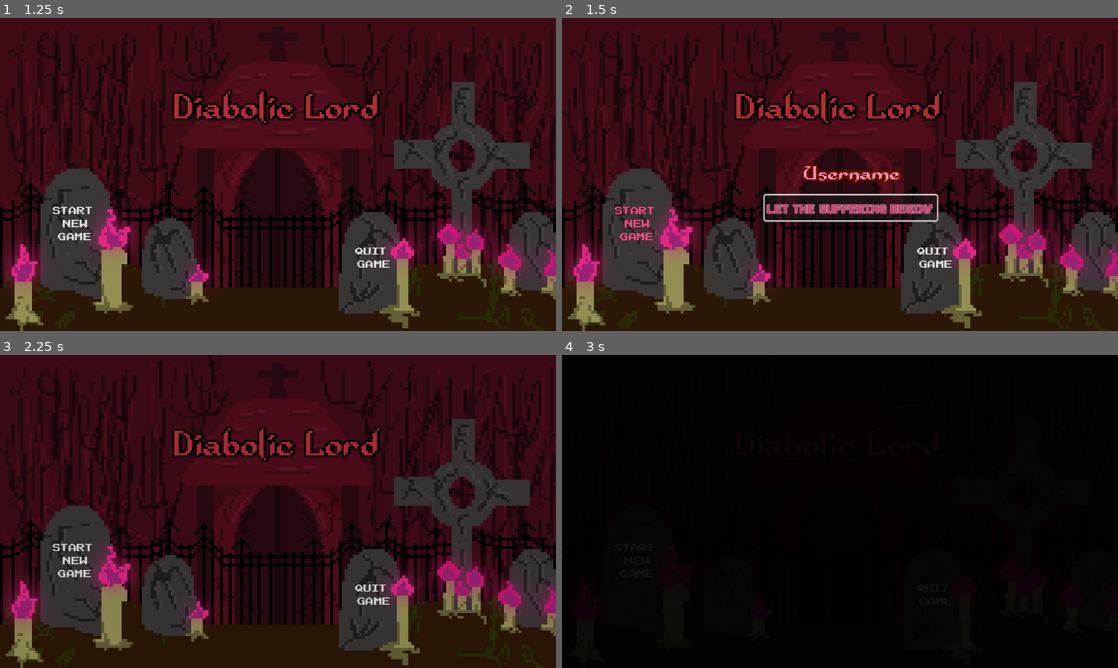
Above: before the commit, frames 1-4 (two rows, left to right).
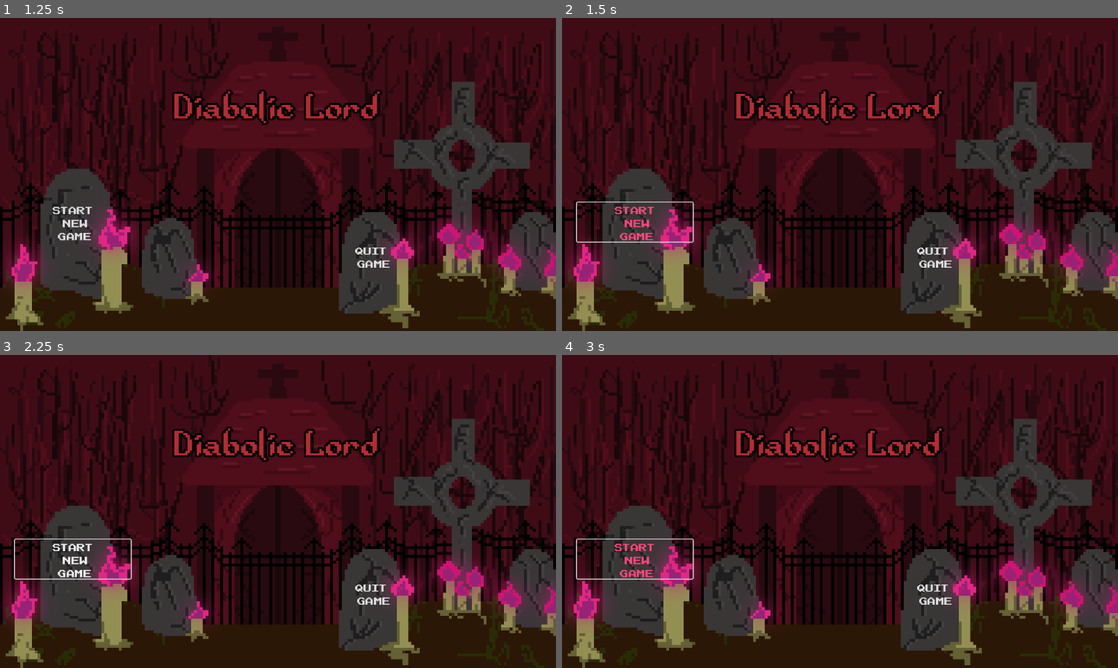
Above: after the commit, the same moments.

Repository: GeMini-220/Diabolic-Lord
Game: Godot game, scene res://MainScenes/start_menu.tscn
The game is run twice, just before and just after one commit, with the same random seed, the same clock (stepped at 60 frames per second) and the same inputs.
Inputs (mouse positions are in pixels of both pictures, inside the frame that each line leads up to):
- Up to frame 1 (1.25 s): click "Start New Game" at 0.5 s
- Up to frame 2 (1.5 s): click "Start New Game" at 1.25 s
- Up to frame 3 (2.25 s): click (289, 545) at 2 s, where only the run before the commit has a clickable "let the Suffering Begin!"
- Up to frame 4 (3 s): click "Start New Game" at 2.75 s

Frame 1 is identical in both runs. In frame 2, 2.6% of the frame differs, in the area x 2-68%, y 46-72%; in frame 3, 0.4%; in frame 4, 89%, in the area x 0-100%, y 0-100%.

Commit message:
main menu ui

Diff:
--- a/MainScenes/start_menu.tscn
+++ b/MainScenes/start_menu.tscn
@@ -261,22 +261,33 @@
 dialog_autowrap = true
 cancel_button_text = "NO!!!!!"
 
-[node name="UsernameEdit" type="LineEdit" parent="."]
+[node name="UsernameWindow" type="Window" parent="."]
+title = "Enter Your Name"
+initial_position = 1
+size = Vector2i(500, 124)
 visible = false
-top_level = true
-layout_mode = 1
-anchors_preset = 8
-anchor_left = 0.5
-anchor_top = 0.5
-anchor_right = 0.5
-anchor_bottom = 0.5
-offset_left = -213.0
-offset_top = -35.0
-offset_right = 193.0
-offset_bottom = 35.0
-grow_horizontal = 2
-grow_vertical = 2
-scale = Vector2(1.17353, 1.01685)
+wrap_controls = true
+theme = ExtResource("4_tvqsd")
+
+[node name="HBoxContainer" type="HBoxContainer" parent="UsernameWindow"]
+offset_right = 40.0
+offset_bottom = 40.0
+theme_override_constants/separation = 46
+alignment = 1
+
+[node name="Control" type="Control" parent="UsernameWindow/HBoxContainer"]
+layout_mode = 2
+
+[node name="VBoxContainer" type="VBoxContainer" parent="UsernameWindow/HBoxContainer"]
+layout_mode = 2
+theme_override_constants/separation = 20
+alignment = 1
+
+[node name="Control" type="Control" parent="UsernameWindow/HBoxContainer/VBoxContainer"]
+layout_mode = 2
+
+[node name="UsernameEdit" type="LineEdit" parent="UsernameWindow/HBoxContainer/VBoxContainer"]
+layout_mode = 2
 theme_override_colors/font_color = Color(0.960784, 0.580392, 0.705882, 1)
 theme_override_colors/font_selected_color = Color(0.960784, 0.580392, 0.705882, 1)
 theme_override_colors/font_uneditable_color = Color(0.960784, 0.580392, 0.705882, 1)
@@ -290,36 +301,15 @@
 theme_override_fonts/font = ExtResource("2_wgoxx")
 theme_override_font_sizes/font_size = 38
 theme_override_styles/normal = SubResource("StyleBoxEmpty_bp2ec")
-placeholder_text = "Username"
+placeholder_text = "Demon Lord"
 alignment = 1
 max_length = 12
 expand_to_text_length = true
 selecting_enabled = false
 
-[node name="UsernameConfirm" type="Button" parent="UsernameEdit"]
-layout_mode = 1
-anchors_preset = 7
-anchor_left = 0.5
-anchor_top = 1.0
-anchor_right = 0.5
-anchor_bottom = 1.0
-offset_left = -154.855
-offset_top = 6.70746
-offset_right = 98.1453
-offset_bottom = 37.7075
-grow_horizontal = 2
-grow_vertical = 0
-scale = Vector2(1.20211, 1.6282)
-theme_override_colors/font_color = Color(0.309804, 0.0941176, 0.027451, 0.945098)
-theme_override_colors/font_pressed_color = Color(0.792157, 0.231373, 0.466667, 1)
-theme_override_colors/font_hover_color = Color(0.847059, 0, 0.254902, 1)
-theme_override_colors/font_focus_color = Color(0.792157, 0.231373, 0.466667, 1)
-theme_override_colors/font_hover_pressed_color = Color(0.866667, 0.290196, 0.52549, 1)
-theme_override_colors/font_disabled_color = Color(0.298039, 0, 0, 1)
-theme_override_colors/font_outline_color = Color(0.890196, 0.564706, 0.670588, 0.745098)
-theme_override_constants/outline_size = 5
-theme_override_fonts/font = ExtResource("3_7t56n")
-theme_override_font_sizes/font_size = 22
+[node name="UsernameConfirm" type="Button" parent="UsernameWindow/HBoxContainer/VBoxContainer"]
+layout_mode = 2
+theme = ExtResource("4_tvqsd")
 text = "let the Suffering Begin!"
 
 [node name="ScreenFade" type="ColorRect" parent="."]
@@ -350,4 +340,5 @@
 [connection signal="pressed" from="ConfirmationDialog/HBoxContainer/VBoxContainer/cancel_button" to="." method="_on_cancel_button_pressed"]
 [connection signal="canceled" from="newGameConfirmationDialog" to="." method="_on_new_game_confirmation_dialog_canceled"]
 [connection signal="confirmed" from="newGameConfirmationDialog" to="." method="_on_new_game_confirmation_dialog_confirmed"]
-[connection signal="pressed" from="UsernameEdit/UsernameConfirm" to="." method="_on_username_confirm_pressed"]
+[connection signal="close_requested" from="UsernameWindow" to="." method="_on_username_window_close_requested"]
+[connection signal="pressed" from="UsernameWindow/HBoxContainer/VBoxContainer/UsernameConfirm" to="." method="_on_username_confirm_pressed"]
--- a/src/start_menu.gd
+++ b/src/start_menu.gd
@@ -7,8 +7,8 @@
 @onready var screen_fade = $ScreenFade
 @onready var screen_fade_anim = $ScreenFade/ScreenFadeAnim
 
-@onready var username_edit = $UsernameEdit
-@onready var username_confirm = $UsernameEdit/UsernameConfirm
+@onready var username_edit = $UsernameWindow/HBoxContainer/VBoxContainer/UsernameEdit
+@onready var username_confirm = $UsernameWindow/HBoxContainer/VBoxContainer/UsernameConfirm
 
 
 
@@ -47,7 +47,7 @@
 
 func _on_new_game_confirmation_dialog_confirmed():
 	$newGameConfirmationDialog.hide()
-	username_edit.show()
+	$UsernameWindow.show()
 	await username_confirm.pressed
 
 
@@ -77,11 +77,12 @@
 	confirmation_dialog.hide()
 
 func _on_username_confirm_pressed():
-	username_edit.hide()
+	$UsernameWindow.hide()
 	var user_name = username_edit.text.strip_edges()
 	if user_name != "":
 		State.initialize_player_data()
 		State.user_name = user_name  # Update the cult name in the State
+		State.save_player_data()
 		# print("User name set to: ", user_name)  # Optional: Confirm the change in the output
 		emit_signal("cult_name_confirmed")  # Emit the signal indicating the name has been set
 		username_edit.hide()
@@ -90,6 +91,11 @@
 		get_tree().change_scene_to_packed(battle_scene) # Optionally hide the LineEdit after confirmation
 	else:
 		State.initialize_player_data()
+		State.save_player_data()
 		screen_fade_anim.play("fade_out")
 		await screen_fade_anim.animation_finished
 		get_tree().change_scene_to_packed(battle_scene)
+
+func _on_username_window_close_requested():
+	$UsernameWindow.hide()
+	username_edit.text = ""
